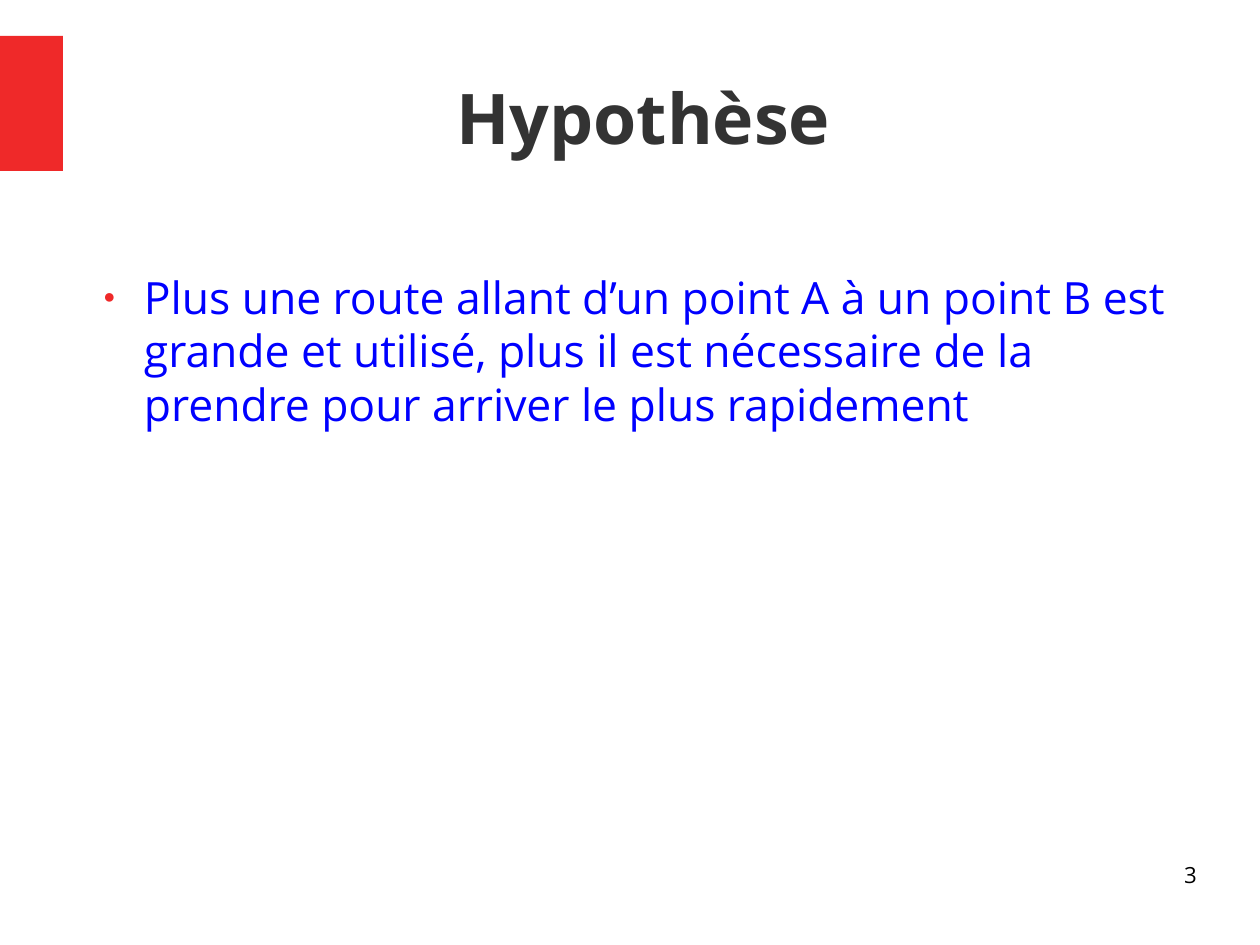
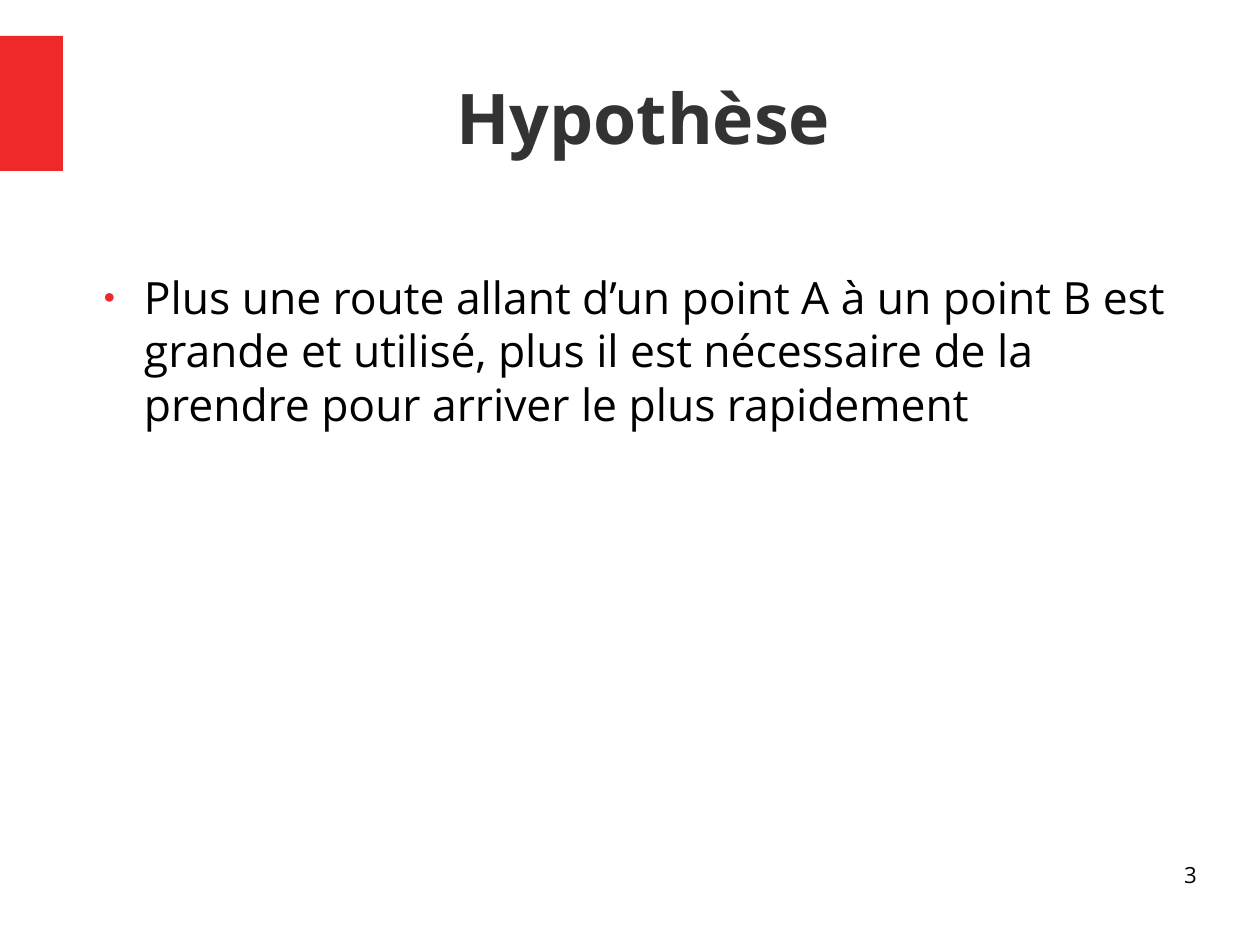
Before and after one commit to jugall/projet_are_final, a slide deck: slide 3 of Téléchargements/are.odp. Drawn at 1260x945 pixels with LibreOffice and Linux fonts; fonts in the diff are those of the drawing. Boxes give left, top, right and bottom in pixels: in the first picture for what was removed or moved away, otherwise in the second. Text is boxed around its words. In the diff, an @@ line names an element or a change of style, - is before the commit and + after.

```diff
--- a/Téléchargements/are.odp
+++ b/Téléchargements/are.odp
@@ text "Plus une route allant d’un ..." at <box>144,280,1165,432</box>: text colour #0000FF to #000000 @@
```
Also in this commit, not shown: 7 other slides changed, 3 slides added, 1 slide removed, 3 other files.
